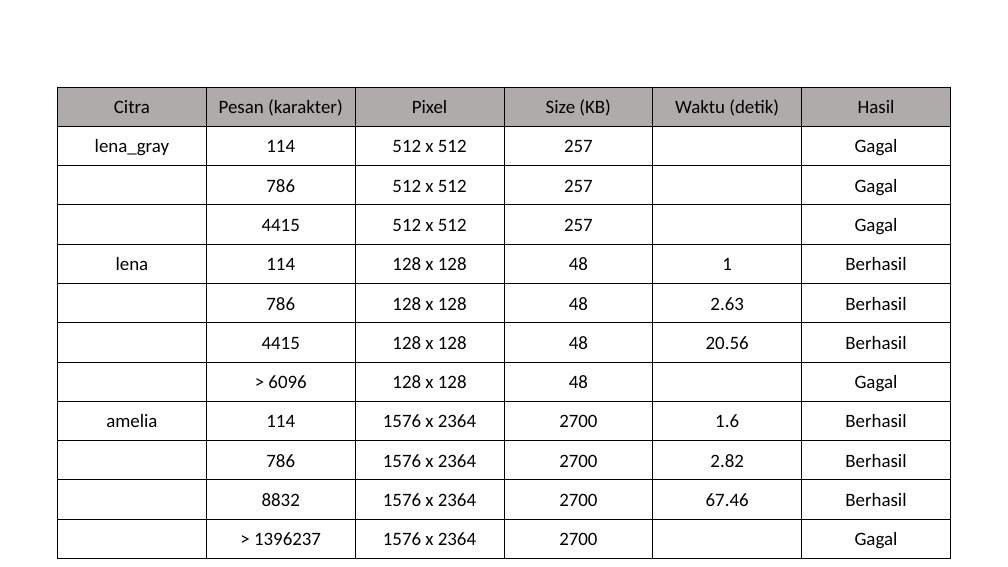
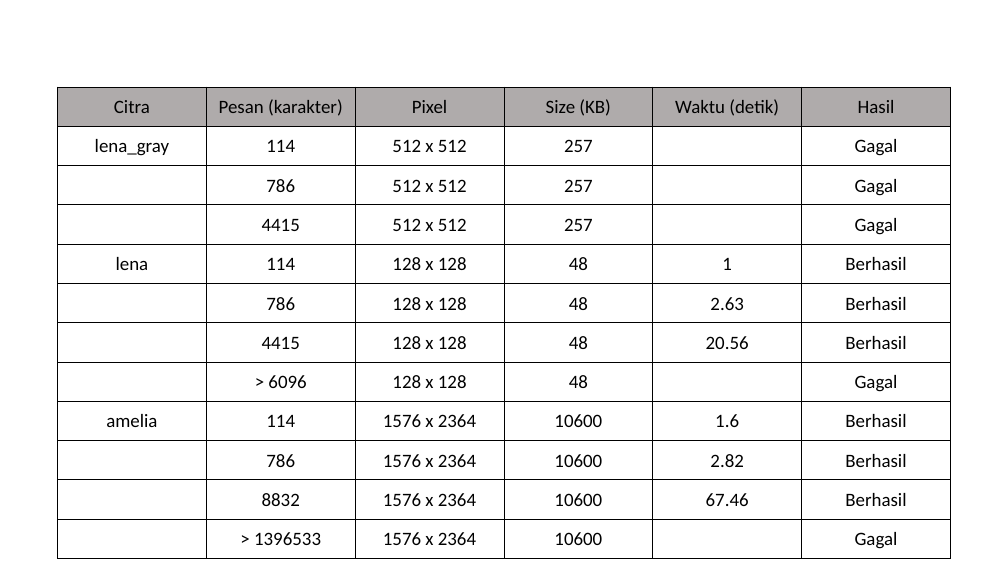
Before and after one commit to ameliapriliani23/Skripsweet, a slide deck: slide 1 of Ms. Office/tabel_hasil.pptx. Drawn at 1008x567 pixels with LibreOffice and Linux fonts; fonts in the diff are those of the drawing. Boxes give left, top, right and bottom in pixels: in the first picture for what was removed or moved away, otherwise in the second. Text is boxed around its words. In the diff, an @@ line names an element or a change of style, - is before the commit and + after.

```diff
--- a/Ms. Office/tabel_hasil.pptx
+++ b/Ms. Office/tabel_hasil.pptx
@@ table at [57, 87, 951, 559] @@
-row 9, column 4: 2700
+row 9, column 4: 10600
-row 10, column 4: 2700
+row 10, column 4: 10600
-row 11, column 4: 2700
+row 11, column 4: 10600
-row 12, column 2: > 1396237
+row 12, column 2: > 1396533
-row 12, column 4: 2700
+row 12, column 4: 10600
```
Also in this commit, not shown: 2 other slides changed, 4 slides added, 24 other files.
